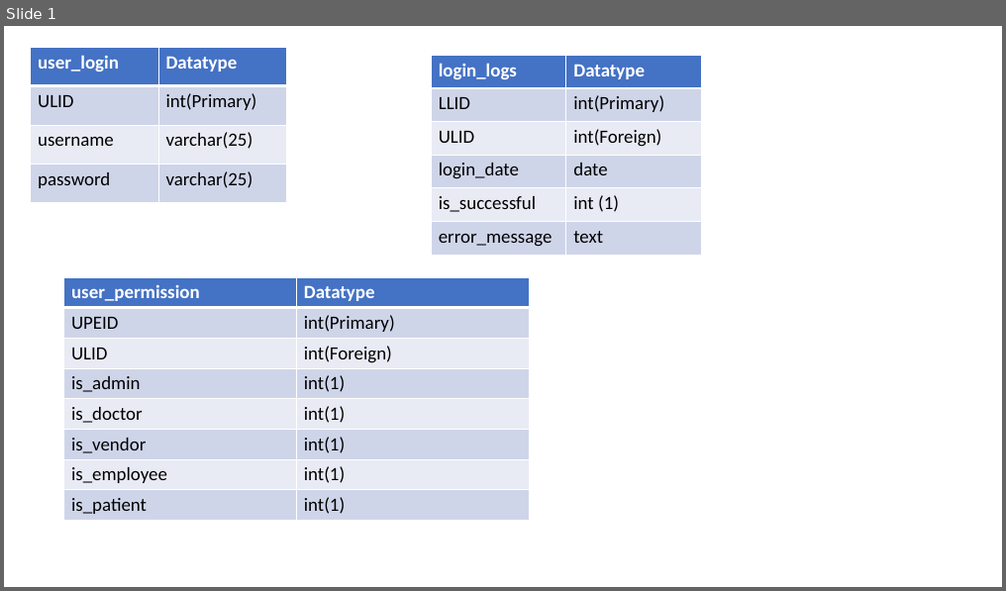
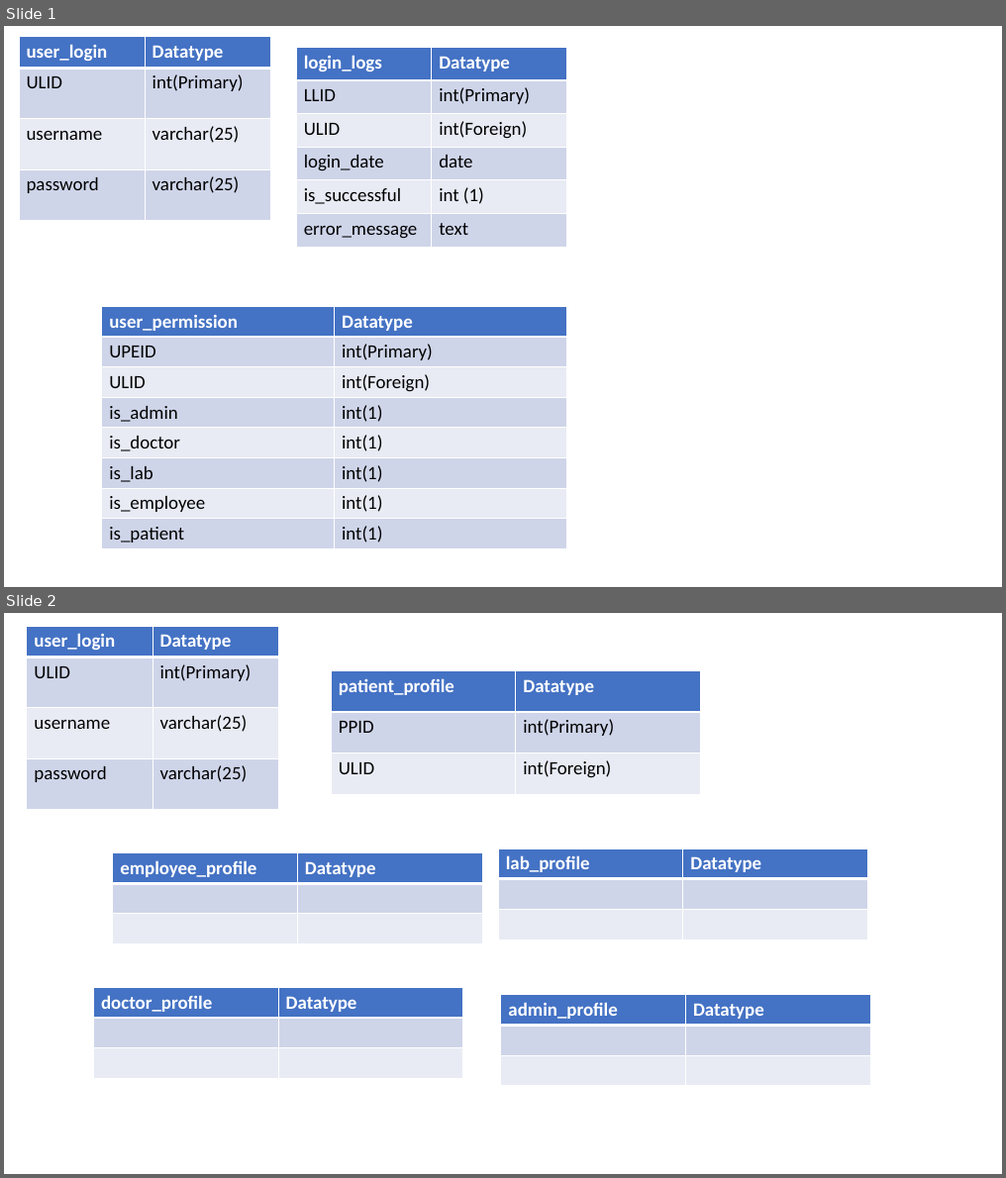
Before and after one commit to evanjam/CovidTestingSite, a slide deck: docs/tables_demo.pptx. Shown one above the other, each under a label of ours: slide 1 before the commit, slides 1 and 2 after it. The pictures are 1006x591 and 1006x1178 pixels, drawn with LibreOffice and Linux fonts; fonts in the diff are those of the drawing. Boxes give left, top, right and bottom in pixels: in the first picture for what was removed or moved away, otherwise in the second. Text is boxed around its words. In the diff, an @@ line names an element or a change of style, - is before the commit and + after.

```diff
--- a/docs/tables_demo.pptx
+++ b/docs/tables_demo.pptx
@@ slide 2 added at [4, 613, 1002, 1174], background #FFFFFF @@
@@ table added at [27, 626, 278, 809], 4 rows, 2 columns @@
+user_login | Datatype
+ULID | int(Primary)
+username | varchar(25)
+password | varchar(25)
@@ table added at [331, 670, 701, 794], 3 rows, 2 columns @@
+patient_profile | Datatype
+PPID | int(Primary)
+ULID | int(Foreign)
@@ table added at [498, 849, 868, 939], 3 rows, 2 columns @@
+lab_profile | Datatype
+ | 
+ | 
@@ table added at [113, 854, 482, 943], 3 rows, 2 columns @@
+employee_profile | Datatype
+ | 
+ | 
@@ table added at [94, 987, 463, 1077], 3 rows, 2 columns @@
+doctor_profile | Datatype
+ | 
+ | 
@@ table added at [501, 995, 871, 1084], 3 rows, 2 columns @@
+admin_profile | Datatype
+ | 
+ | 
@@ slide 1 changed as well @@
@@ table: place and size @@
-table at [30, 47, 286, 202]
+table at [19, 37, 270, 220]
@@ table: place and size @@
-table at [431, 55, 702, 255]
+table at [296, 47, 567, 247]
@@ table at [102, 307, 567, 547] @@
-row 6, column 1: is_vendor
+row 6, column 1: is_lab
@@ table: place and size @@
-table at [63, 277, 530, 518]
+table at [102, 307, 567, 547]
```
Also in this commit, not shown: 1 other slide added.
